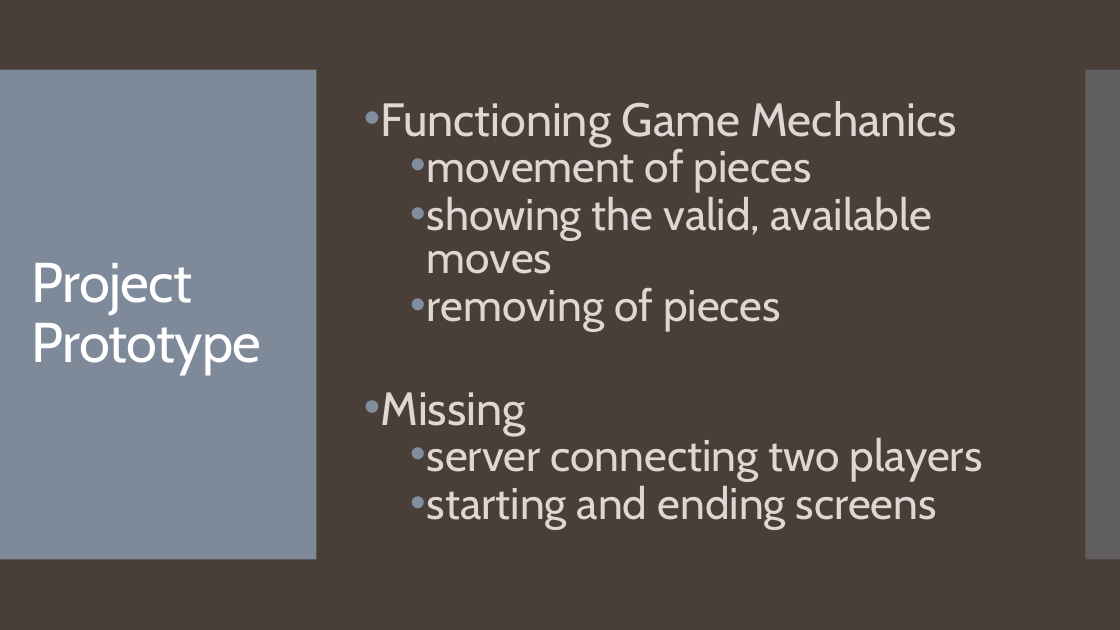
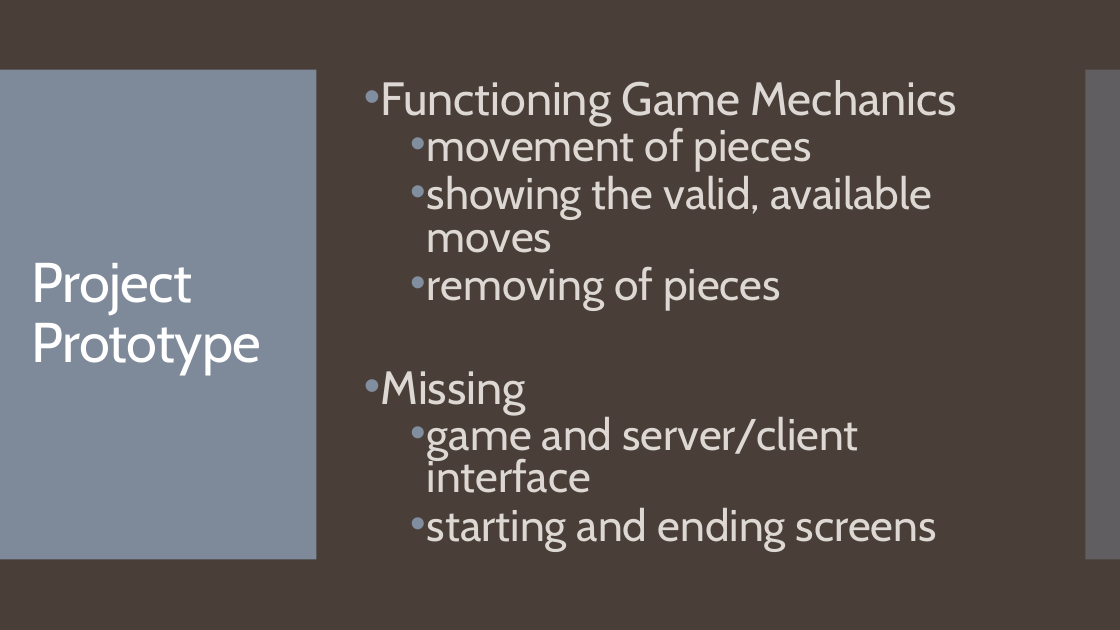
Before and after one commit to jmuoghalu/EECS448_P2PCheckers, a slide deck: slide 3 of presentation/EECS 448- Project 3 Presentation.pptx. Drawn at 1120x630 pixels with LibreOffice and Linux fonts; fonts in the diff are those of the drawing. Boxes give left, top, right and bottom in pixels: in the first picture for what was removed or moved away, otherwise in the second. Text is boxed around its words. In the diff, an @@ line names an element or a change of style, - is before the commit and + after.

```diff
--- a/presentation/EECS 448- Project 3 Presentation.pptx
+++ b/presentation/EECS 448- Project 3 Presentation.pptx
@@ text at (427,412,858,493): text changed @@
-  • server connecting two players
+  • game and server/client interface
```
Also in this commit, not shown: 4 other slides changed.
